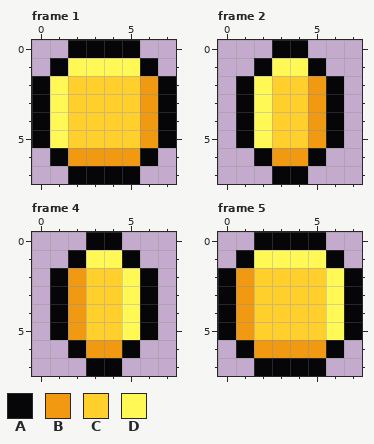
File history of a pixel-art file, res/sprites/coin.aseprite. Above, as it was before the edit.
8x8 pixels, 8 frames. Shown: frame 1, frame 2, frame 4, frame 5. The commit also changed other frames, which this record leaves out.
Palette (. is transparent): A #060608  B #f19911  C #ffd02c  D #fff855
Pixels before, frame 1, first column x 0:
0 ..AAAA..
1 .ADDDDA.
2 ADCCCCBA
3 ADCCCCBA
4 ADCCCCBA
5 ADCCCCBA
6 .ABBBBA.
7 ..AAAA..
Pixels before, frame 2, first column x 1:
0 ..AA..
1 .ADDA.
2 ADCCBA
3 ADCCBA
4 ADCCBA
5 ADCCBA
6 .ABBA.
7 ..AA..
Pixels before, frame 4, first column x 1:
0 ..AA..
1 .ADDA.
2 ABCCDA
3 ABCCDA
4 ABCCDA
5 ABCCDA
6 .ABBA.
7 ..AA..
Pixels before, frame 5, first column x 0:
0 ..AAAA..
1 .ADDDDA.
2 ABCCCCDA
3 ABCCCCDA
4 ABCCCCDA
5 ABCCCCDA
6 .ABBBBA.
7 ..AAAA..
Now the later version:
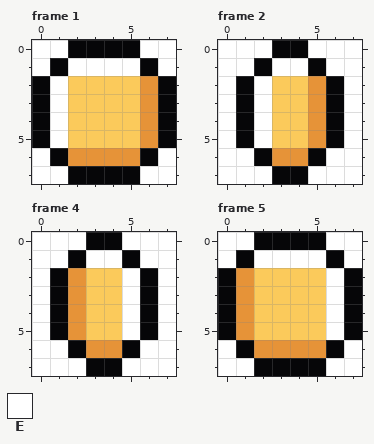
Colours new in this view: E #ffffff
Changes in this commit:
colour B: #f19911 -> #e69338
colour C: #ffd02c -> #fbca5b
Changed rows in their new state; - is a pixel that keeps its letter.
Frame 1:
first column x 0:
0 EE----EE
1 E-EEEE-E
2 -E------
3 -E------
4 -E------
5 -E------
6 E------E
7 EE----EE
Frame 2:
first column x 0:
0 EEE--EEE
1 EE-EE-EE
2 E-E----E
3 E-E----E
4 E-E----E
5 E-E----E
6 EE----EE
7 EEE--EEE
Frame 4:
first column x 0:
0 EEE--EEE
1 EE-EE-EE
2 E----E-E
3 E----E-E
4 E----E-E
5 E----E-E
6 EE----EE
7 EEE--EEE
Frame 5:
first column x 0:
0 EE----EE
1 E-EEEE-E
2 ------E-
3 ------E-
4 ------E-
5 ------E-
6 E------E
7 EE----EE
